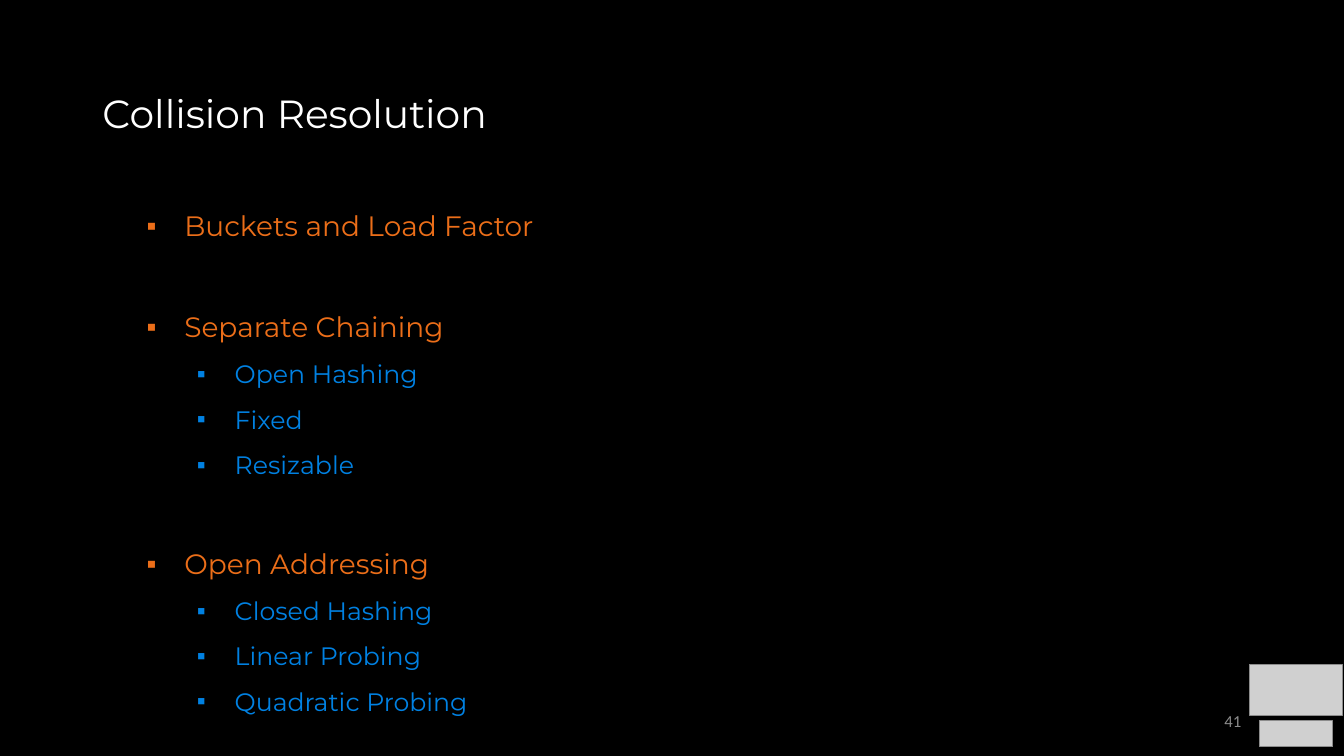
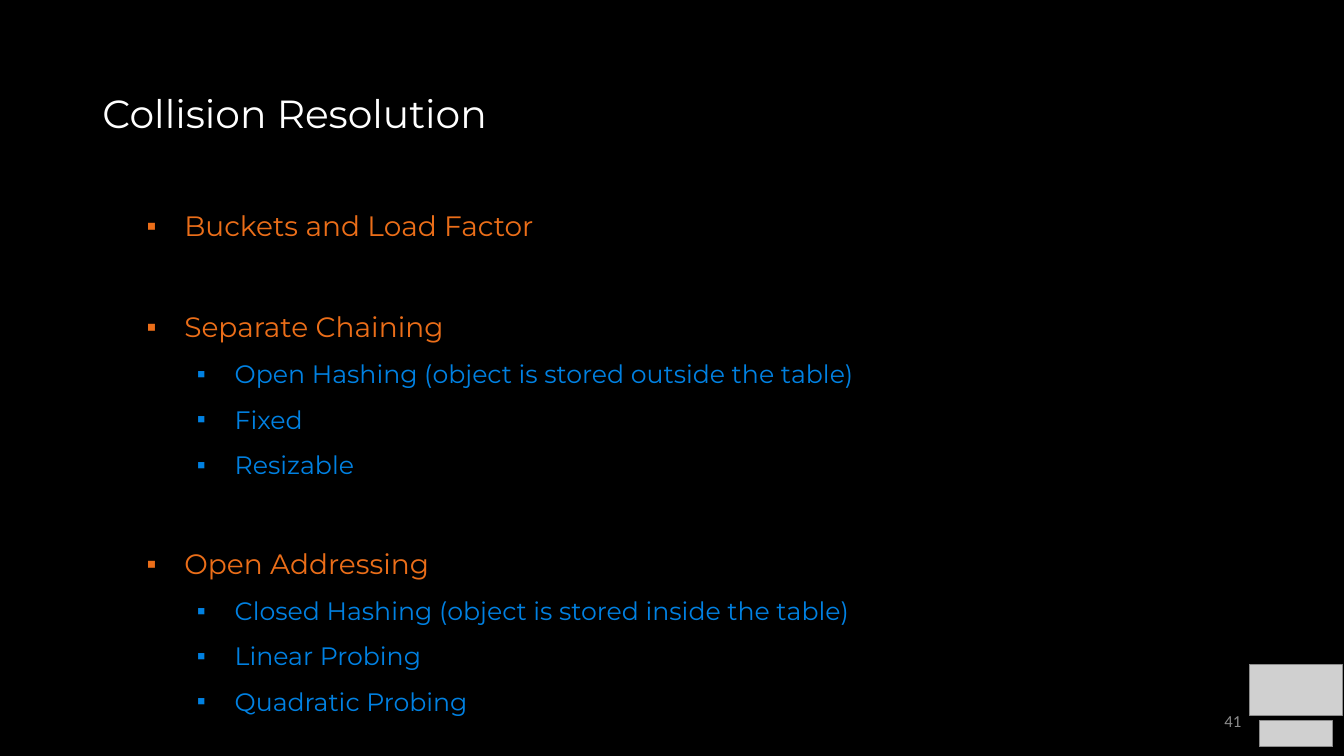
Before and after one commit to COP3530/Instructional-Content, a slide deck: slide 41 of Slides/Slides-PPT/7 - Sets, Maps, HashTables.pptx. Drawn at 1344x756 pixels with LibreOffice and Linux fonts; fonts in the diff are those of the drawing; grey boxes stand for pictures. Boxes give left, top, right and bottom in pixels: in the first picture for what was removed or moved away, otherwise in the second. Text is boxed around its words. In the diff, an @@ line names an element or a change of style, - is before the commit and + after.

```diff
--- a/Slides/Slides-PPT/7 - Sets, Maps, HashTables.pptx
+++ b/Slides/Slides-PPT/7 - Sets, Maps, HashTables.pptx
@@ text at bbox=[235, 364, 853, 388]: text changed @@
-  ▪ Open Hashing
+  ▪ Open Hashing (object is stored outside the table)
@@ text at bbox=[235, 601, 848, 625]: text changed @@
-  ▪ Closed Hashing
+  ▪ Closed Hashing (object is stored inside the table)
```
Also in this commit, not shown: 5 other slides changed, 1 slide removed, 1 other file.
